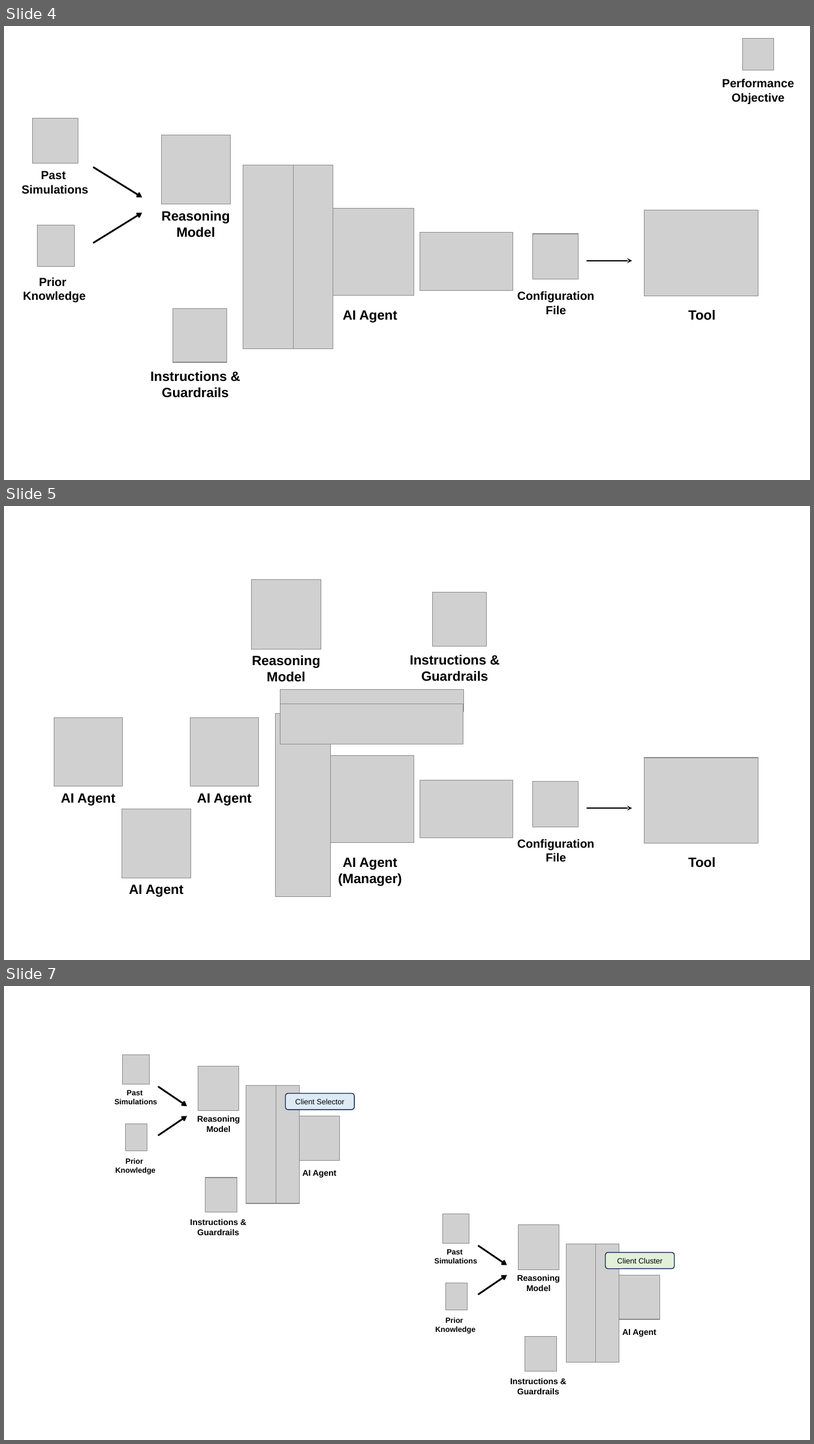
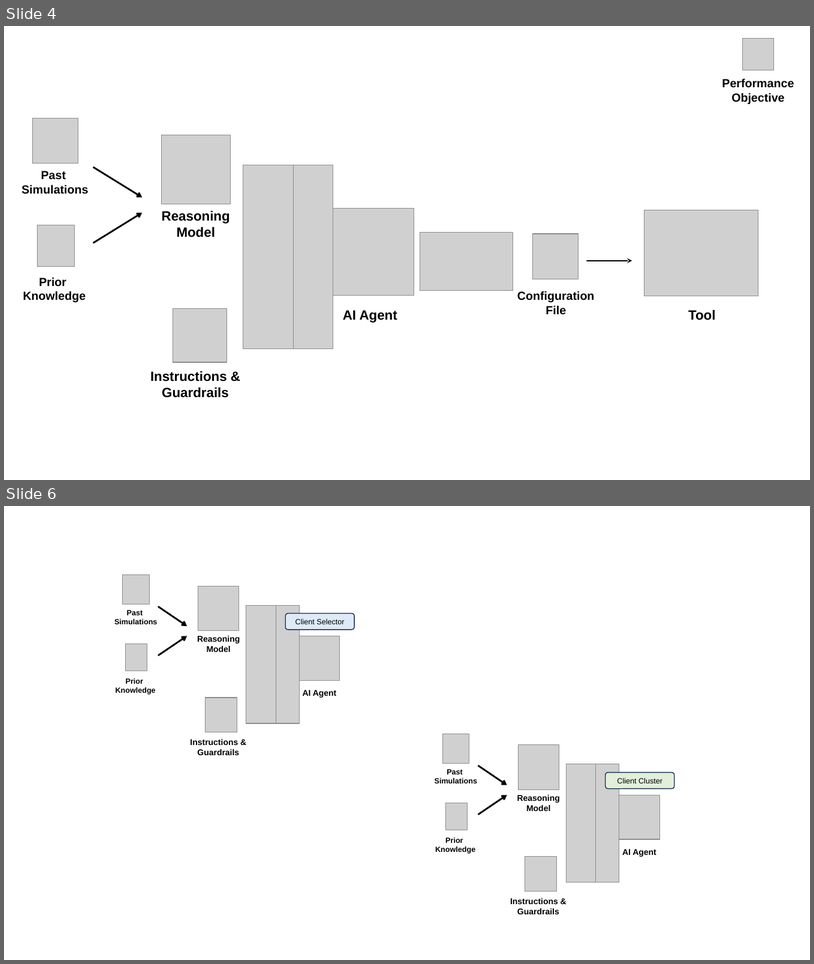
Before and after one commit to IvanComp/AP4Fed, a slide deck: Agent/ICSA26.pptx. Shown one above the other, each under a label of ours: slides 4, 5 and 7 before the commit, slides 4 and 6 after it; the slides between them are not shown. The pictures are 814x1444 and 814x964 pixels, drawn with LibreOffice and Linux fonts; fonts in the diff are those of the drawing; grey boxes stand for pictures. Boxes give left, top, right and bottom in pixels: in the first picture for what was removed or moved away, otherwise in the second. Text is boxed around its words. In the diff, an @@ line names an element or a change of style, - is before the commit and + after.

Commit message:
Added new logics for the AI Agent

```diff
--- a/Agent/ICSA26.pptx
+++ b/Agent/ICSA26.pptx
@@ slide 5 removed at [4, 506, 810, 960], background #FFFFFF @@
@@ picture removed at [251, 580, 321, 649] @@
@@ picture removed at [433, 592, 487, 646] @@
@@ text removed at [252, 655, 320, 682] @@
-Reasoning Model
@@ text removed at [410, 654, 489, 681] @@
-Instructions &
-Guardrails
@@ picture removed at [280, 703, 464, 744] @@
@@ picture removed at [281, 690, 464, 712] @@
@@ picture removed at [54, 717, 123, 786] @@
@@ picture removed at [191, 717, 259, 786] @@
@@ picture removed at [276, 713, 330, 896] @@
@@ picture removed at [327, 755, 414, 843] @@
@@ picture removed at [645, 757, 759, 843] @@
@@ text removed at [61, 793, 115, 805] @@
-AI Agent
@@ text removed at [197, 793, 252, 805] @@
-AI Agent
@@ picture removed at [420, 780, 513, 838] @@
@@ picture removed at [533, 781, 578, 826] @@
@@ picture removed at [122, 809, 191, 878] @@
@@ arrow removed from (587, 808) to (633, 808) @@
@@ text removed at [518, 838, 594, 862] @@
-Configuration
-File
@@ text removed at [338, 857, 402, 886] @@
-AI Agent
-(Manager)
@@ text removed at [689, 856, 716, 867] @@
-Tool
@@ text removed at [129, 884, 183, 897] @@
-AI Agent
@@ what was slide 7 is now slide 6 @@
```
Also in this commit, not shown: 1 slide changed, 2 slides added, 6 other files.
